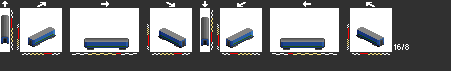
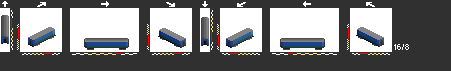
Before/after of a 451 × 71 layered artwork. What changed in the layer stack:
painted on "Layer 0" over [33, 33, 379, 48]
